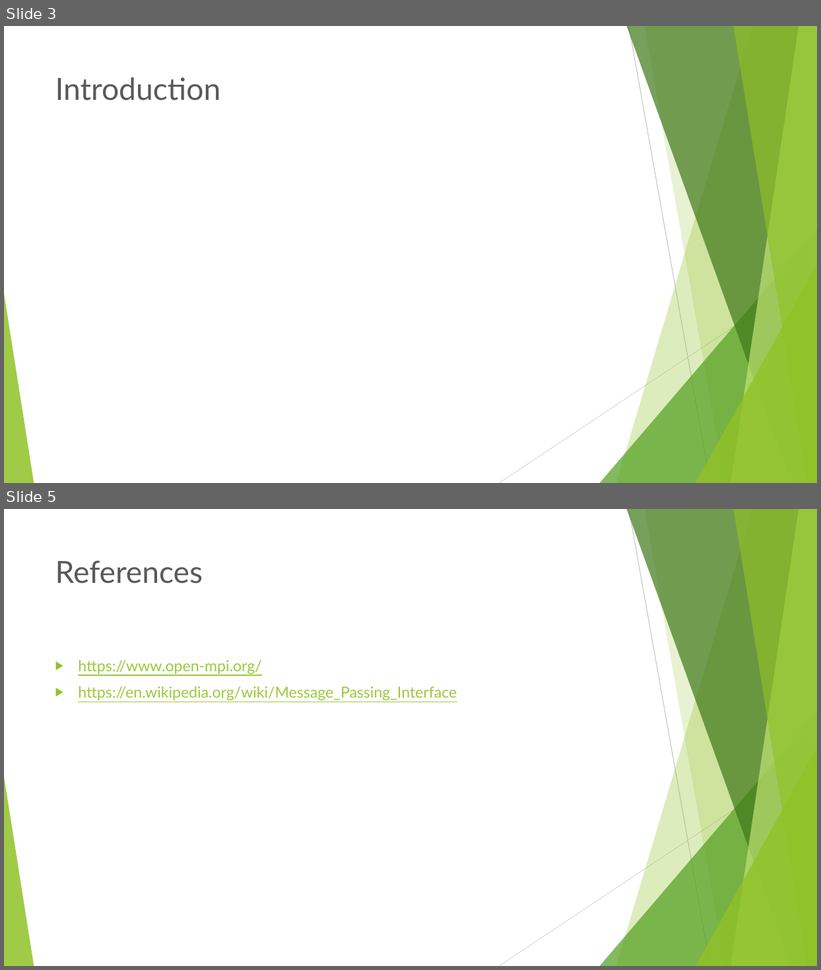
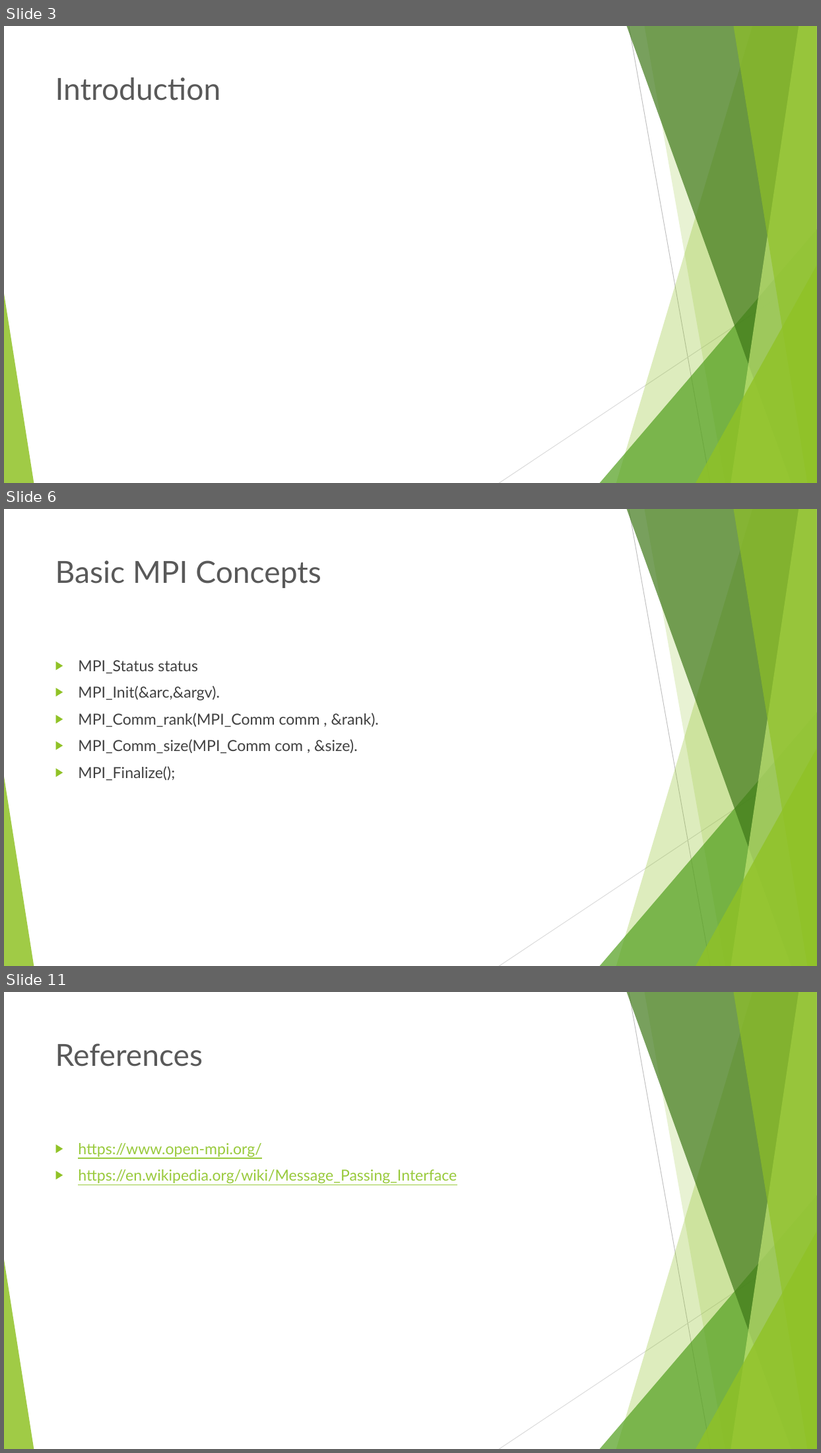
Before and after one commit to mawunyega/conjugate_gradient, a slide deck: presentattion.pptx. Shown one above the other, each under a label of ours: slides 3 and 5 before the commit, slides 3, 6 and 11 after it; the slides between them are not shown. The pictures are 821x970 and 821x1453 pixels, drawn with LibreOffice and Linux fonts; fonts in the diff are those of the drawing. Boxes give left, top, right and bottom in pixels: in the first picture for what was removed or moved away, otherwise in the second. Text is boxed around its words. In the diff, an @@ line names an element or a change of style, - is before the commit and + after.

```diff
--- a/presentattion.pptx
+++ b/presentattion.pptx
@@ slide 6 added at <box>4,509,817,966</box>, background #FFFFFF; not listed: 10 template elements that a slide beside it also shows @@
@@ title added at <box>55,560,321,588</box>, 36 pt, text #595959 @@
+Basic MPI Concepts
@@ text added at <box>78,660,379,781</box>, 18 pt, text #404040 @@
+▶ MPI_Status status
+▶ MPI_Init(&arc,&argv).
+▶ MPI_Comm_rank(MPI_Comm comm , &rank).
+▶ MPI_Comm_size(MPI_Comm com , &size).
+▶ MPI_Finalize();
@@ what was slide 5 is now slide 11 @@
```
Also in this commit, not shown: 1 slide changed, 5 other slides added, 1 other file.
